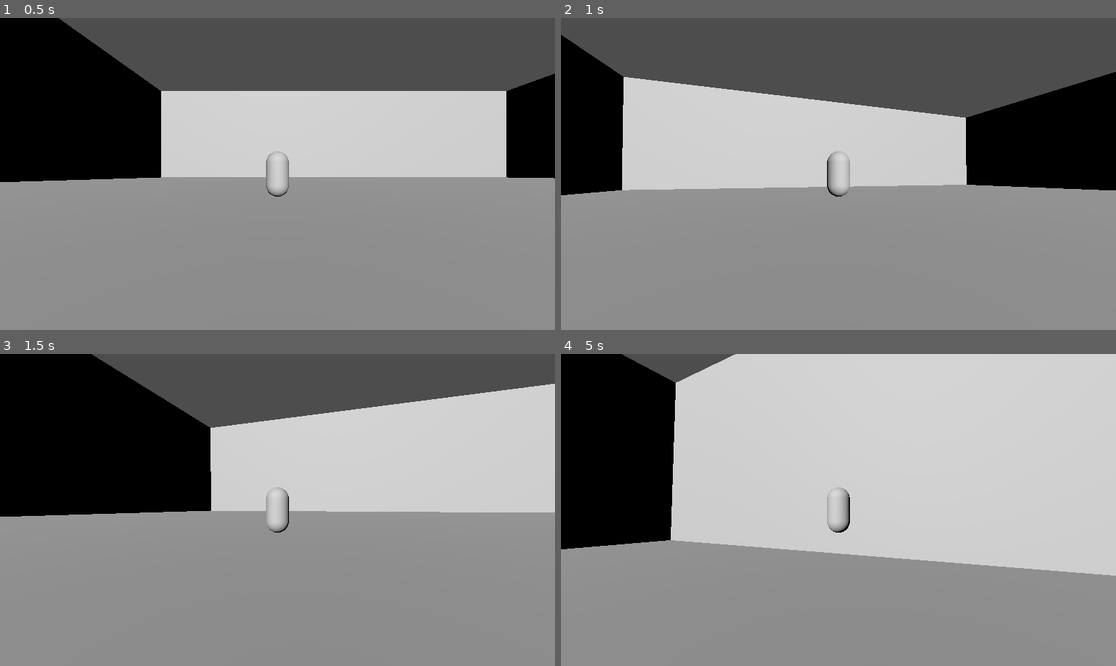
Above: before the commit, frames 1-4 (two rows, left to right).
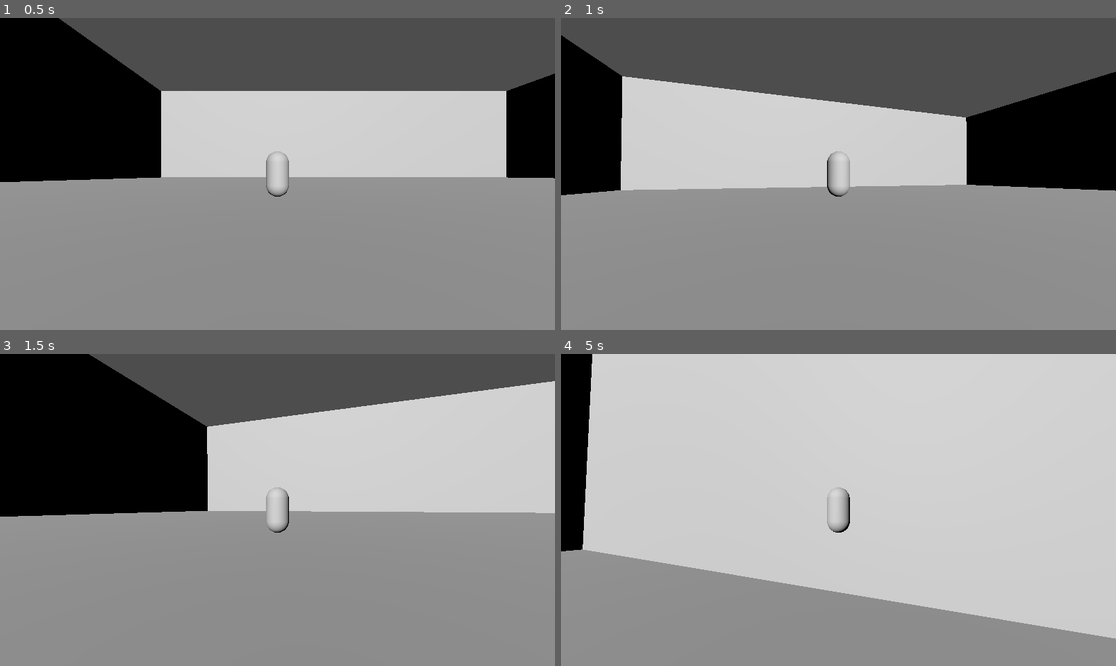
Above: after the commit, the same moments.

Repository: swstevens/3d-3rd-person-godot-controller
Game: Godot game, scene res://entities/test_platforms.tscn
Two runs of this game, one before a commit and one after it. Both use one fixed random seed, a clock stepped at 60 frames per second and the inputs below. The project has no main scene, so this scene is started directly.
Inputs (mouse positions are in pixels of both pictures, inside the frame that each line leads up to):
- Up to frame 1 (0.5 s): no input
- Up to frame 2 (1 s): tap Enter (ui_accept) at 0.5, 0.77 s; move the mouse to (866, 174) at 0.52 s; hold Up (ui_up) from 0.53 s (still down); hold Shift (run) from 0.53 s (still down)
- Up to frame 3 (1.5 s): keep holding Up (ui_up); move the mouse to (249, 510) at 1.27 s; release Shift (run) at 1.28 s; tap Shift (run) at 1.35 s
- Up to frame 4 (5 s): keep holding Up (ui_up); tap Enter (ui_accept) at 1.52, 3.02, 3.77, 4.52 s; move the mouse to (849, 503) at 2.02 s; hold Shift (run) 2.03-2.78 s; move the mouse to (832, 516) at 2.77 s; tap Shift (run) at 2.85, 4.35 s; move the mouse to (877, 513) at 3.52 s; hold Shift (run) 3.53-4.28 s; move the mouse to (794, 506) at 4.27 s

Frame 1 is identical in both runs. In frame 2, 0.2% of the frame differs, in the area x 0-100%, y 5-57%; in frame 3, 0.7%; in frame 4, 22%, in the area x 0-100%, y 0-92%.

Commit message:
code cleaning

Diff:
--- a/new-game-project/entities/player_new/Player.gd
+++ b/new-game-project/entities/player_new/Player.gd
@@ -11,9 +11,7 @@
 @export var max_walk_speed: float = 8.0
 @export var max_run_speed: float = 12.0
 @export var acceleration: float = 50.0
-@export var friction: float = 25.0
 @export var air_acceleration: float = 15.0
-@export var air_friction: float = 0.98
 
 # Wall jump mechanics from second file
 const WALL_JUMP_VELOCITY = 1.0
@@ -107,7 +105,7 @@
 		else:
 			# Decelerate when no input
 			var horizontal_velocity = Vector3(velocity.x, 0, velocity.z)
-			horizontal_velocity = horizontal_velocity.move_toward(Vector3.ZERO, friction * delta)
+			horizontal_velocity = horizontal_velocity.move_toward(Vector3.ZERO, acceleration * delta)
 			velocity.x = horizontal_velocity.x
 			velocity.z = horizontal_velocity.z
 	else:
@@ -149,11 +147,7 @@
 		current_state = AIR
 
 func apply_friction(delta):
-	# Apply different friction based on state
-	if current_state == AIR:
-		velocity.x *= air_friction
-		velocity.z *= air_friction
-	elif current_state == WALL:
+	if current_state == WALL:
 		velocity.y *= WALL_FRICTION
 
 func _input(event):
